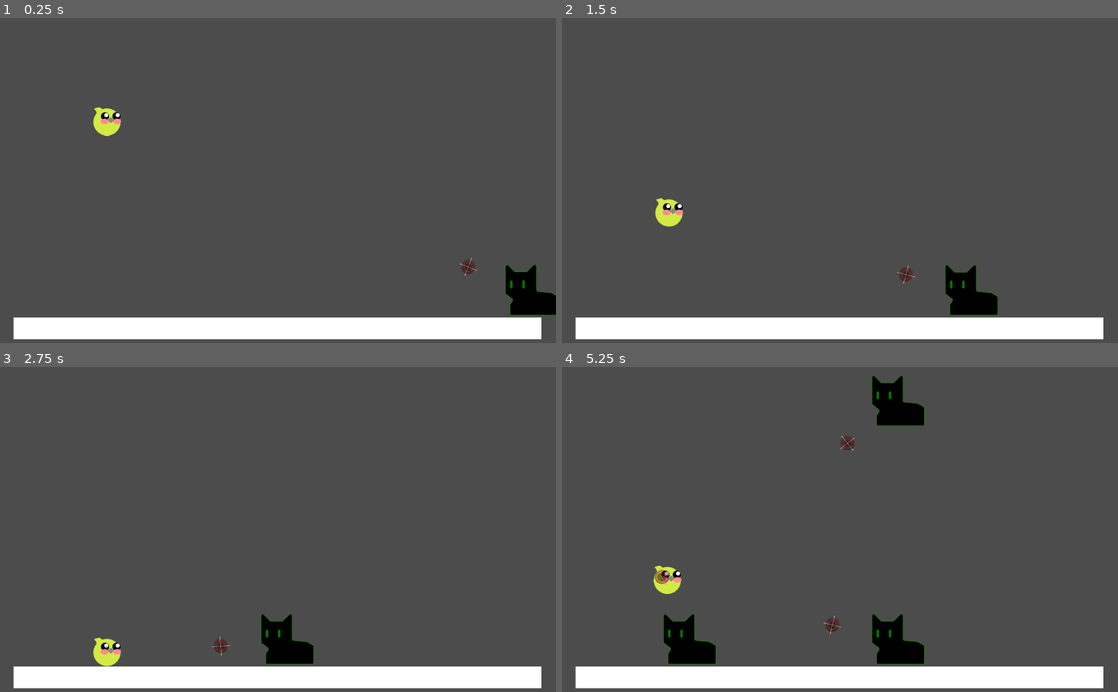
Above: before the commit, frames 1-4 (two rows, left to right).
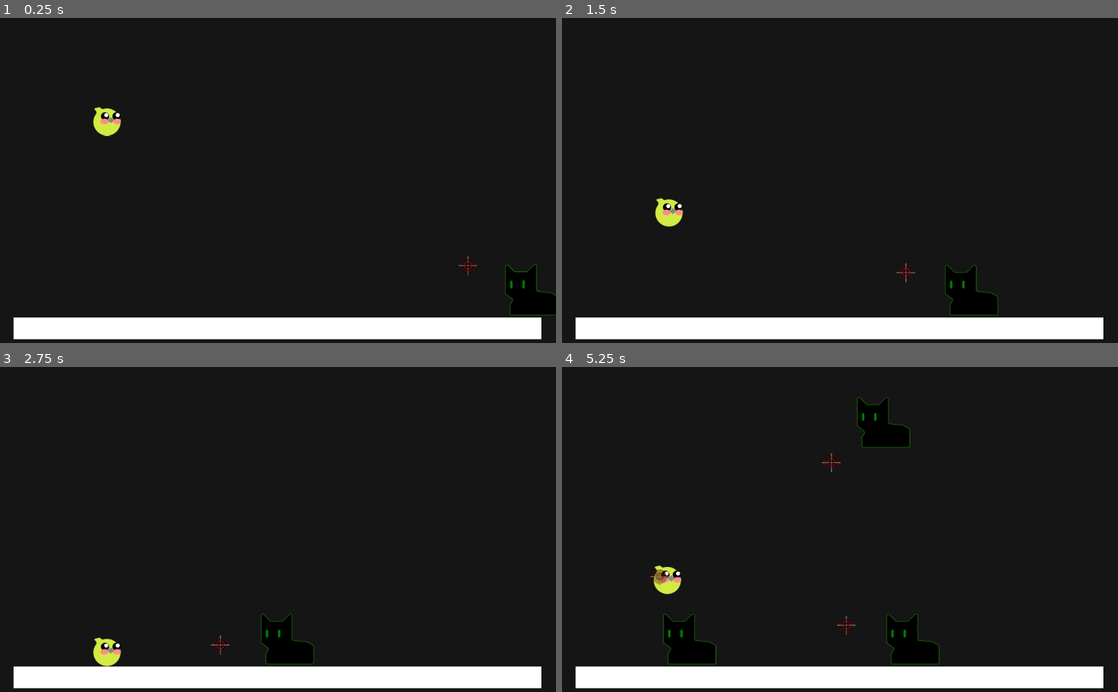
Above: after the commit, the same moments.

Repository: Dorishow/FlappyBirdLike
Game: Godot game, scene res://TestingScene/Testing.tscn
Two runs of this game, one before a commit and one after it. Both use one fixed random seed, a clock stepped at 60 frames per second and the inputs below. The project has no main scene, so this scene is started directly.
Inputs:
- Up to frame 1 (0.25 s): no input
- Up to frame 2 (1.5 s): hold Up (ui_up) from 0.53 s (still down)
- Up to frame 3 (2.75 s): release Up (ui_up) at 2.03 s
- Up to frame 4 (5.25 s): hold Up (ui_up) 2.78-4.28 s; tap Up (ui_up) at 4.52 s; hold Up (ui_up) from 5.03 s (still down)

The runs differ from the first frame. In frame 1, 92% of the frame differs, in the area x 0-100%, y 0-100%; in frame 2, 92%; in frame 3, 92%; in frame 4, 91%.

Commit message:
feat: Randomize cats position on spawn

Diff:
--- a/enemies/cat/Cat.gd
+++ b/enemies/cat/Cat.gd
@@ -5,8 +5,13 @@
 func _physics_process(delta):
 	autodeleteWhenIsNotVisible()
 	move_and_collide(Vector2(-speed,0))
+	spriteFollowTarget()
 	pass
 
 func autodeleteWhenIsNotVisible():
 	if(position.x < -100):
 		queue_free()
+
+func spriteFollowTarget():
+	$targetSprite.global_position = $TargetCursor/Position2D.global_position
+	pass
--- a/enemies/cat/Cat.tscn
+++ b/enemies/cat/Cat.tscn
@@ -26,8 +26,11 @@
 [node name="TargetCursor" type="Node2D" parent="." groups=["target"]]
 script = ExtResource( 3 )
 
-[node name="Sprite" type="Sprite" parent="TargetCursor"]
-position = Vector2( 123, -4 )
+[node name="Position2D" type="Position2D" parent="TargetCursor"]
+position = Vector2( 124, -6 )
+
+[node name="targetSprite" type="Sprite" parent="."]
+position = Vector2( 124, -6 )
 scale = Vector2( 0.5, 0.5 )
 texture = ExtResource( 4 )
 
--- a/enemies/tools/spawner.tscn
+++ b/enemies/tools/spawner.tscn
@@ -16,10 +16,15 @@
 	add_child(instanceCat)
 	pass
 
+func getRandomNumber():
+	var randomNumber = RandomNumberGenerator.new()
+	randomNumber.randomize()
+	return randomNumber.randi_range(-100, 100)
 
 func _on_Timer_timeout():
-	instanceCat(Vector2(get_viewport_rect().size.x, get_viewport_rect().size.y/1.2))
-	instanceCat(Vector2(get_viewport_rect().size.x, get_viewport_rect().size.y/10))
+	var rndmNumber = getRandomNumber()
+	instanceCat(Vector2(get_viewport_rect().size.x + rndmNumber, get_viewport_rect().size.y - 500))
+	instanceCat(Vector2(get_viewport_rect().size.x + (rndmNumber * -1), get_viewport_rect().size.y - 100))
 	pass # Replace with function body.
 "
 
--- a/project.godot
+++ b/project.godot
@@ -19,4 +19,5 @@
 
 [rendering]
 
+environment/default_clear_color=Color( 0.0862745, 0.0862745, 0.0862745, 1 )
 environment/default_environment="res://default_env.tres"
